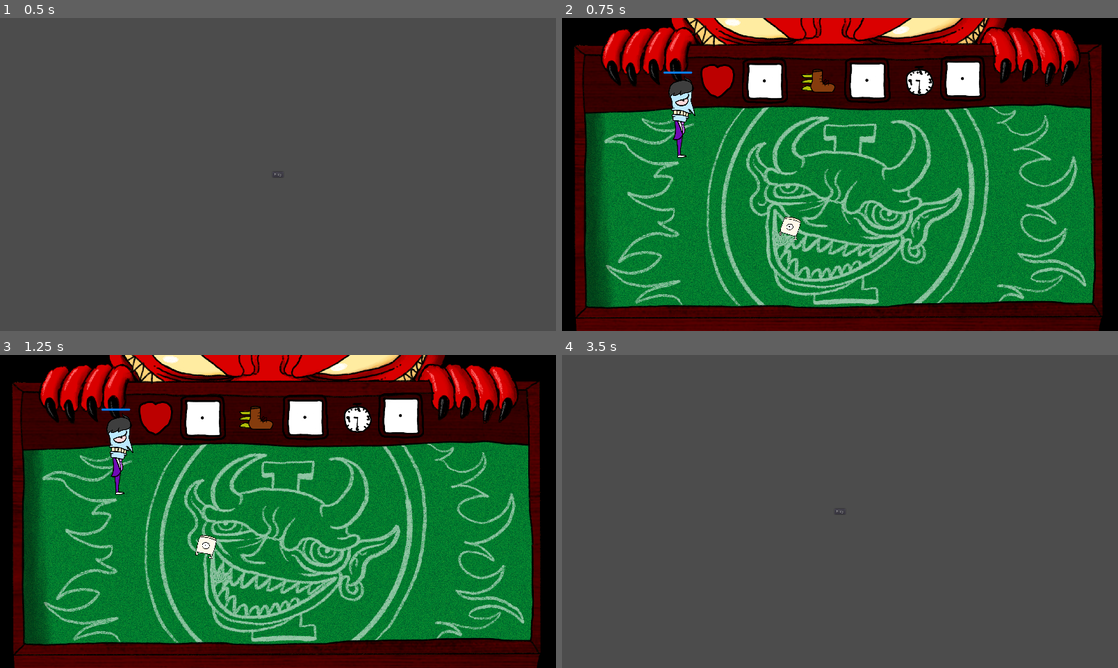
Above: before the commit, frames 1-4 (two rows, left to right).
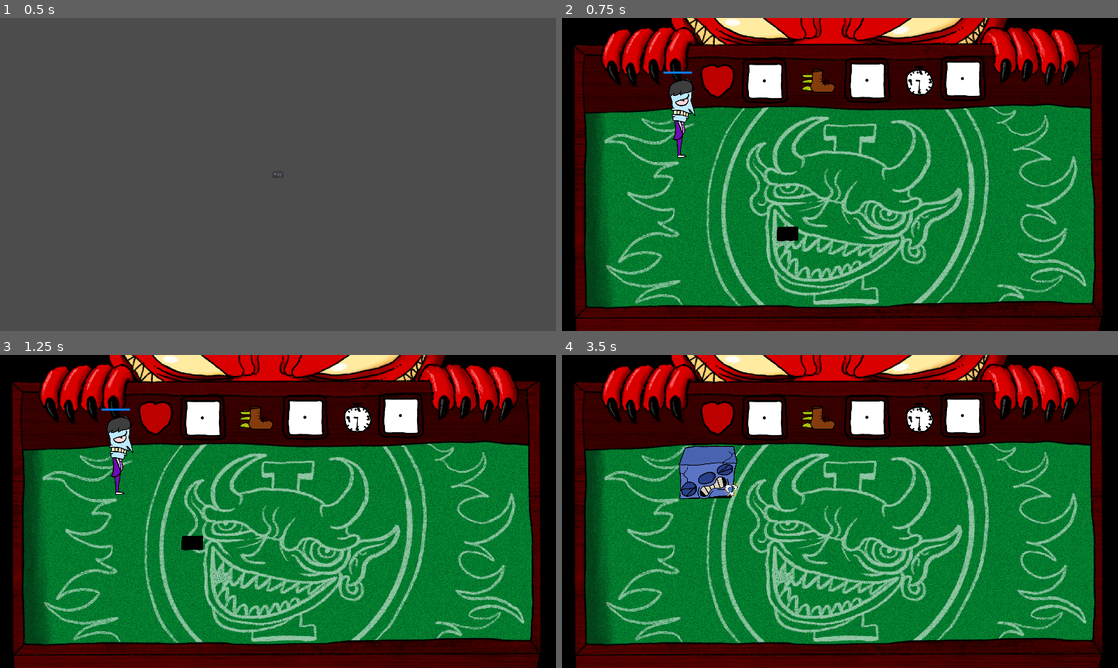
Above: after the commit, the same moments.

Repository: TheSeahorse/GMTK2022
Game: Godot game, scene res://Main.tscn
The game is run twice, just before and just after one commit, with the same random seed, the same clock (stepped at 60 frames per second) and the same inputs.
Inputs (mouse positions are in pixels of both pictures, inside the frame that each line leads up to):
- Up to frame 1 (0.5 s): no input
- Up to frame 2 (0.75 s): click "Play" at 0.5 s
- Up to frame 3 (1.25 s): no input
- Up to frame 4 (3.5 s): move the mouse to (962, 495) at 1.27 s; hold D (move_right) 1.28-2.03 s; hold Right mouse button (attack) 1.28-2.03 s; click (962, 495) at 1.42 s; move the mouse to (728, 527) at 2.02 s; hold S (move_down) 2.03-2.78 s; click (728, 527) at 2.1 s; move the mouse to (895, 442) at 2.77 s; hold D (move_right) from 2.78 s (still down); hold Right mouse button (attack) from 2.78 s (still down)

Frame 1 is identical in both runs. In frame 2, 0.3% of the frame differs, in the area x 38-43%, y 63-72%; in frame 3, 0.3%; in frame 4, 100%, in the area x 0-100%, y 0-100%.

Commit message:
added enemy3

Diff:
--- a/Enemy1.gd
+++ b/Enemy1.gd
@@ -2,7 +2,7 @@
 
 var speed = 200
 
-func _process(_delta):
+func _physics_process(_delta):
     var velocity = position.direction_to(move_target.position) * speed
     velocity = move_and_slide(velocity)
 
--- a/Enemy2.gd
+++ b/Enemy2.gd
@@ -5,7 +5,7 @@
 var speed = 50
 
 
-func _process(_delta):
+func _physics_process(_delta):
     var velocity = position.direction_to(move_target.position) * speed
     velocity = move_and_slide(velocity)
 
--- a/Enemy3.gd
+++ b/Enemy3.gd
@@ -1,11 +1,68 @@
 extends "res://Enemy.gd"
 
-
-# Called when the node enters the scene tree for the first time.
-func _ready():
-    pass # Replace with function body.
+var speed = 300
+var seeking = true
+var falling = false
+var rising = false
 
 
-# Called every frame. 'delta' is the elapsed time since the previous frame.
-#func _process(delta):
-#    pass
+func _ready():
+    $Shadow.play("seeking")
+
+func _physics_process(_delta):
+    if seeking:
+        if position.distance_to(move_target.position) < 5:
+            seeking = false
+            $SeekingTimer.stop()
+            fall()
+        else:
+            var velocity = position.direction_to(move_target.position) * speed
+            velocity = move_and_slide(velocity)
+    else:
+        move_and_slide(Vector2.ZERO)
+
+
+func fall():
+    $Tween.interpolate_property($AnimatedSprite, "position", null, $Shadow.position, 1, Tween.TRANS_LINEAR, Tween.EASE_IN)
+    $Tween.start()
+    $AnimatedSprite.play("falling")
+    $Shadow.play("falling")
+    falling = true
+
+
+func land():
+    $CollisionShape2D.call_deferred("set_disabled", false)
+    $AnimatedSprite.play("landing")
+    $Shadow.play("landing")
+    $LandTimer.start()
+
+
+func seek():
+    seeking = true
+
+
+func rise():
+    $CollisionShape2D.call_deferred("set_disabled", true)
+    $Tween.interpolate_property($AnimatedSprite, "position", null, Vector2(0,-1400), 1, Tween.TRANS_LINEAR, Tween.EASE_IN)
+    $Tween.start()
+    $AnimatedSprite.play("rising")
+    $Shadow.play("rising")
+    rising = true
+
+
+func _on_Tween_tween_all_completed():
+    if falling:
+        falling = false
+        land()
+    if rising:
+        rising = false
+        seek()
+
+
+func _on_LandTimer_timeout():
+    rise()
+
+
+func _on_SeekingTimer_timeout():
+    seeking = false
+    fall()
--- /dev/null
+++ b/Enemy3.tscn
@@ -0,0 +1,192 @@
+[gd_scene load_steps=28 format=2]
+
+[ext_resource path="res://Enemy3.gd" type="Script" id=1]
+[ext_resource path="res://assets/Enemy3/spritesheet44.png" type="Texture" id=2]
+[ext_resource path="res://assets/Enemy3/spritesheet45.png" type="Texture" id=3]
+
+[sub_resource type="AtlasTexture" id=11]
+flags = 4
+atlas = ExtResource( 3 )
+region = Rect2( 0, 0, 550, 605 )
+
+[sub_resource type="AtlasTexture" id=24]
+flags = 4
+atlas = ExtResource( 3 )
+region = Rect2( 0, 2420, 550, 605 )
+
+[sub_resource type="AtlasTexture" id=19]
+flags = 4
+atlas = ExtResource( 3 )
+region = Rect2( 0, 2420, 550, 605 )
+
+[sub_resource type="AtlasTexture" id=20]
+flags = 4
+atlas = ExtResource( 3 )
+region = Rect2( 0, 1815, 550, 605 )
+
+[sub_resource type="AtlasTexture" id=21]
+flags = 4
+atlas = ExtResource( 3 )
+region = Rect2( 0, 1210, 550, 605 )
+
+[sub_resource type="AtlasTexture" id=22]
+flags = 4
+atlas = ExtResource( 3 )
+region = Rect2( 0, 605, 550, 605 )
+
+[sub_resource type="AtlasTexture" id=23]
+flags = 4
+atlas = ExtResource( 3 )
+region = Rect2( 0, 0, 550, 605 )
+
+[sub_resource type="AtlasTexture" id=12]
+flags = 4
+atlas = ExtResource( 3 )
+region = Rect2( 0, 0, 550, 605 )
+
+[sub_resource type="AtlasTexture" id=13]
+flags = 4
+atlas = ExtResource( 3 )
+region = Rect2( 0, 605, 550, 605 )
+
+[sub_resource type="AtlasTexture" id=14]
+flags = 4
+atlas = ExtResource( 3 )
+region = Rect2( 0, 1210, 550, 605 )
+
+[sub_resource type="AtlasTexture" id=15]
+flags = 4
+atlas = ExtResource( 3 )
+region = Rect2( 0, 1815, 550, 605 )
+
+[sub_resource type="AtlasTexture" id=16]
+flags = 4
+atlas = ExtResource( 3 )
+region = Rect2( 0, 2420, 550, 605 )
+
+[sub_resource type="SpriteFrames" id=17]
+animations = [ {
+"frames": [ SubResource( 11 ) ],
+"loop": false,
+"name": "seeking",
+"speed": 5.0
+}, {
+"frames": [ SubResource( 24 ) ],
+"loop": false,
+"name": "landing",
+"speed": 5.0
+}, {
+"frames": [ SubResource( 19 ), SubResource( 20 ), SubResource( 21 ), SubResource( 22 ), SubResource( 23 ) ],
+"loop": false,
+"name": "rising",
+"speed": 5.0
+}, {
+"frames": [ SubResource( 12 ), SubResource( 13 ), SubResource( 14 ), SubResource( 15 ), SubResource( 16 ) ],
+"loop": false,
+"name": "falling",
+"speed": 5.0
+} ]
+
+[sub_resource type="AtlasTexture" id=5]
+flags = 4
+atlas = ExtResource( 2 )
+region = Rect2( 0, 605, 550, 605 )
+
+[sub_resource type="AtlasTexture" id=6]
+flags = 4
+atlas = ExtResource( 2 )
+region = Rect2( 0, 0, 550, 605 )
+
+[sub_resource type="AtlasTexture" id=7]
+flags = 4
+atlas = ExtResource( 2 )
+region = Rect2( 0, 4235, 550, 605 )
+
+[sub_resource type="AtlasTexture" id=8]
+flags = 4
+atlas = ExtResource( 2 )
+region = Rect2( 0, 1210, 550, 605 )
+
+[sub_resource type="AtlasTexture" id=9]
+flags = 4
+atlas = ExtResource( 2 )
+region = Rect2( 0, 1815, 550, 605 )
+
+[sub_resource type="AtlasTexture" id=1]
+flags = 4
+atlas = ExtResource( 2 )
+region = Rect2( 0, 2420, 550, 605 )
+
+[sub_resource type="AtlasTexture" id=2]
+flags = 4
+atlas = ExtResource( 2 )
+region = Rect2( 0, 3025, 550, 605 )
+
+[sub_resource type="AtlasTexture" id=3]
+flags = 4
+atlas = ExtResource( 2 )
+region = Rect2( 0, 3630, 550, 605 )
+
+[sub_resource type="AtlasTexture" id=4]
+flags = 4
+atlas = ExtResource( 2 )
+region = Rect2( 0, 3025, 550, 605 )
+
+[sub_resource type="SpriteFrames" id=10]
+animations = [ {
+"frames": [ SubResource( 5 ), SubResource( 6 ), SubResource( 7 ), SubResource( 6 ) ],
+"loop": true,
+"name": "landing",
+"speed": 6.0
+}, {
+"frames": [ SubResource( 8 ), SubResource( 9 ) ],
+"loop": true,
+"name": "rising",
+"speed": 6.0
+}, {
+"frames": [ SubResource( 1 ), SubResource( 2 ), SubResource( 3 ), SubResource( 4 ) ],
+"loop": true,
+"name": "falling",
+"speed": 8.0
+} ]
+
+[sub_resource type="RectangleShape2D" id=18]
+extents = Vector2( 91, 87 )
+
+[node name="Enemy3" type="KinematicBody2D"]
+collision_layer = 4
+collision_mask = 0
+script = ExtResource( 1 )
+
+[node name="Shadow" type="AnimatedSprite" parent="."]
+scale = Vector2( 0.4, 0.4 )
+frames = SubResource( 17 )
+animation = "landing"
+
+[node name="AnimatedSprite" type="AnimatedSprite" parent="."]
+position = Vector2( 0, -1600 )
+scale = Vector2( 0.4, 0.4 )
+frames = SubResource( 10 )
+animation = "landing"
+frame = 2
+playing = true
+
+[node name="CollisionShape2D" type="CollisionShape2D" parent="."]
+position = Vector2( 0, 2 )
+shape = SubResource( 18 )
+disabled = true
+
+[node name="LandTimer" type="Timer" parent="."]
+wait_time = 3.0
+one_shot = true
+
+[node name="SeekingTimer" type="Timer" parent="."]
+wait_time = 5.0
+one_shot = true
+autostart = true
+
+[node name="Tween" type="Tween" parent="."]
+
+[connection signal="timeout" from="LandTimer" to="." method="_on_LandTimer_timeout"]
+[connection signal="timeout" from="SeekingTimer" to="." method="_on_SeekingTimer_timeout"]
+[connection signal="tween_all_completed" from="Tween" to="." method="_on_Tween_tween_all_completed"]
--- a/Game.gd
+++ b/Game.gd
@@ -2,6 +2,7 @@
 
 onready var Enemy = preload("res://Enemy.tscn")
 onready var Enemy2 = preload("res://Enemy2.tscn")
+onready var Enemy3 = preload("res://Enemy3.tscn")
 onready var Player = preload("res://Player.tscn")
 onready var Dice = preload("res://Dice.tscn")
 
@@ -22,12 +23,14 @@
 
 
 func add_enemy():
-    var enemyType = rng.randi_range(0, 1)
+    var enemyType = rng.randi_range(0, 2)
     var enemy
     if enemyType == 0:
-        enemy = Enemy.instance()
+        enemy = Enemy3.instance()
     if enemyType == 1:
-        enemy = Enemy2.instance()
+        enemy = Enemy3.instance()
+    if enemyType == 2:
+        enemy = Enemy3.instance()
 
     enemy.position = get_enemy_spawnable_position()
     enemy.set_move_target(player)
